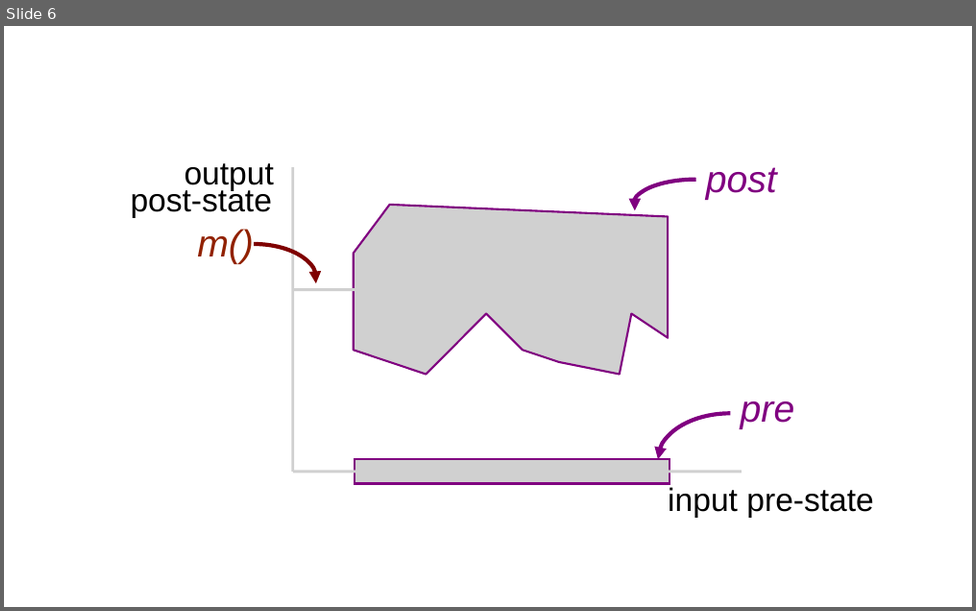
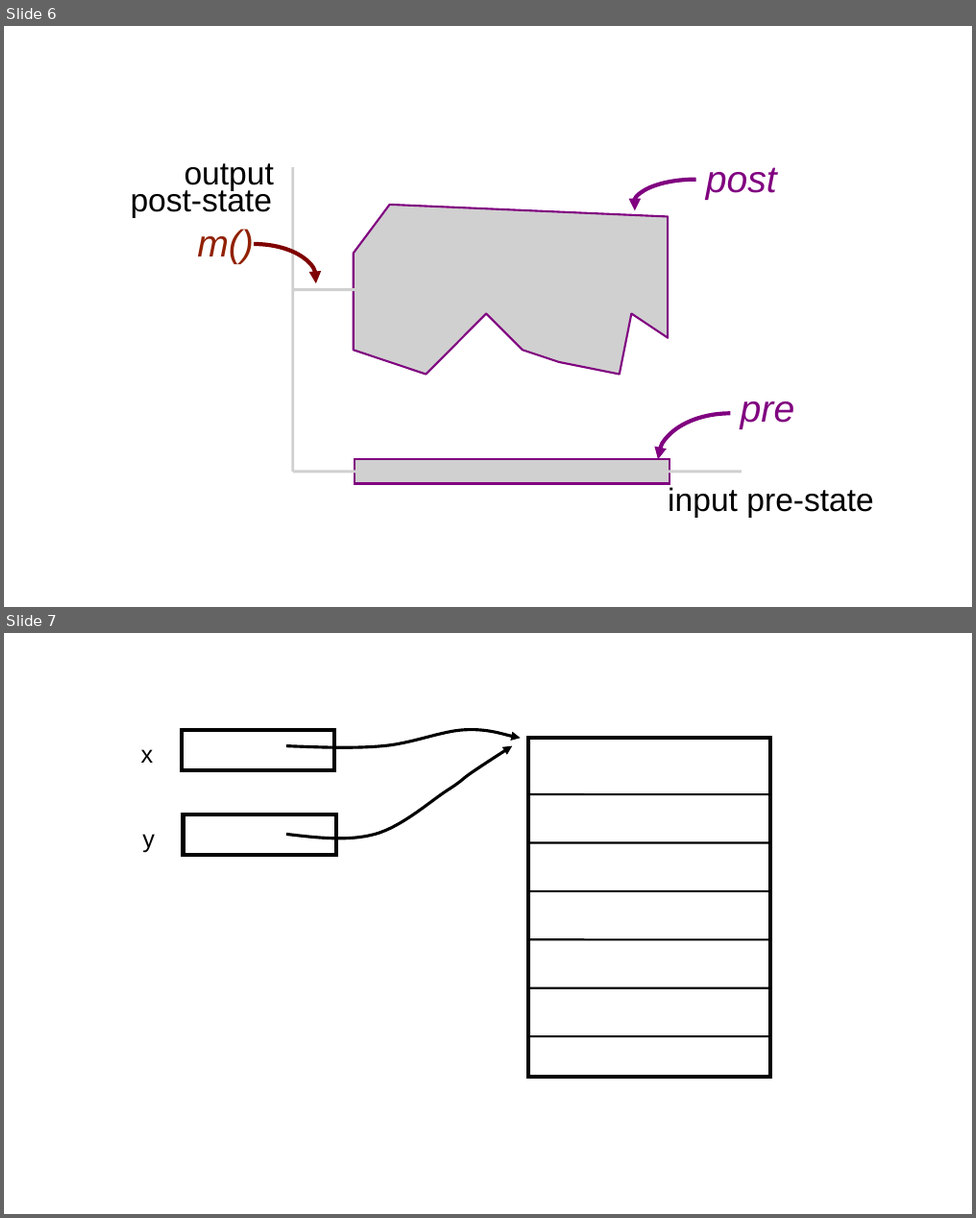
Before and after one commit to GaloisInc/ESCJava2, a slide deck: ESCTools/slides/CAV2007Tutorial/new-diagrams.ppt. Shown one above the other, each under a label of ours: slide 6 before the commit, slides 6 and 7 after it. The pictures are 976x611 and 976x1218 pixels, drawn with LibreOffice and Linux fonts; fonts in the diff are those of the drawing; grey boxes stand for pictures; background and template pictures are left out. Boxes give left, top, right and bottom in pixels: in the first picture for what was removed or moved away, otherwise in the second. Text is boxed around its words. In the diff, an @@ line names an element or a change of style, - is before the commit and + after.

```diff
--- a/ESCTools/slides/CAV2007Tutorial/new-diagrams.ppt
+++ b/ESCTools/slides/CAV2007Tutorial/new-diagrams.ppt
@@ slide 7 added at (x1=4, y1=633, x2=972, y2=1214), background #FFFFFF @@
@@ rectangle added at (x1=181, y1=730, x2=334, y2=770), outline #000000 3 pt @@
@@ freeform shape added at (x1=286, y1=729, x2=520, y2=749), outline #000000 2.24 pt @@
@@ freeform shape added at (x1=286, y1=746, x2=512, y2=842), outline #000000 2.24 pt @@
@@ rectangle added at (x1=528, y1=738, x2=770, y2=1077), outline #000000 3 pt @@
@@ text added at (x1=141, y1=749, x2=154, y2=763), 18 pt, text #000000 @@
+x
@@ line added from (528, 794) to (770, 794), #000000 1.5 pt @@
@@ text added at (x1=142, y1=834, x2=155, y2=853), 18 pt, text #000000 @@
+y
@@ rectangle added at (x1=183, y1=815, x2=336, y2=856), outline #000000 3 pt @@
@@ line added from (528, 843) to (770, 843), #000000 1.5 pt @@
@@ line added from (528, 891) to (770, 891), #000000 1.5 pt @@
@@ line added from (528, 940) to (770, 940), #000000 1.5 pt @@
@@ line added from (528, 988) to (770, 988), #000000 1.5 pt @@
@@ line added from (528, 1036) to (770, 1036), #000000 1.5 pt @@
```
Also in this commit, not shown: 4 other files.
